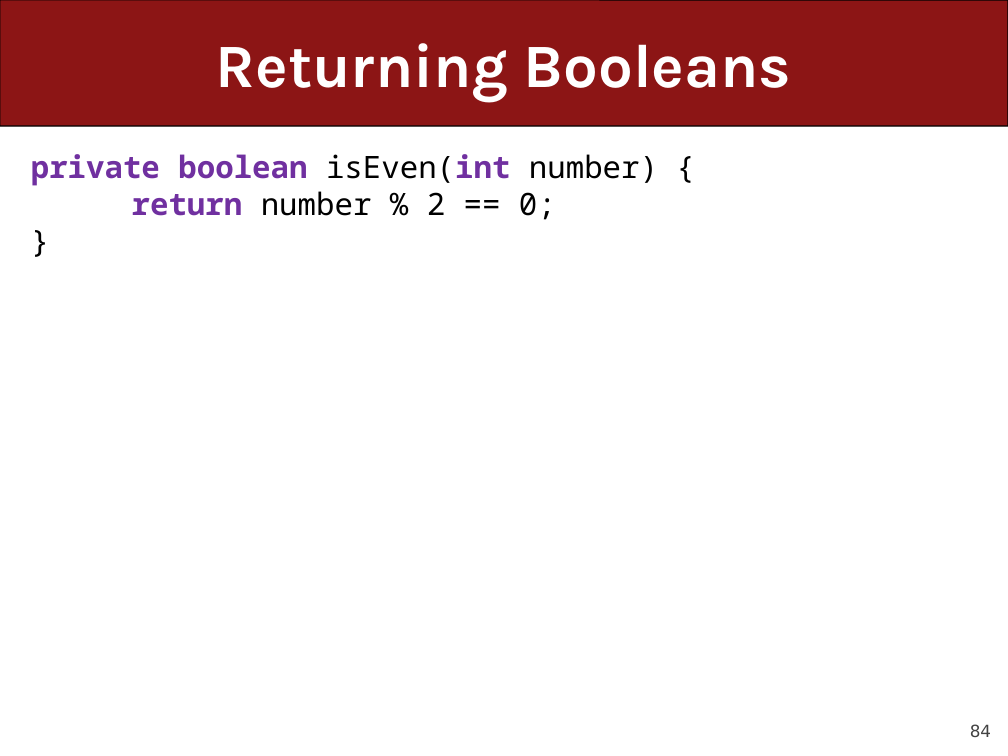
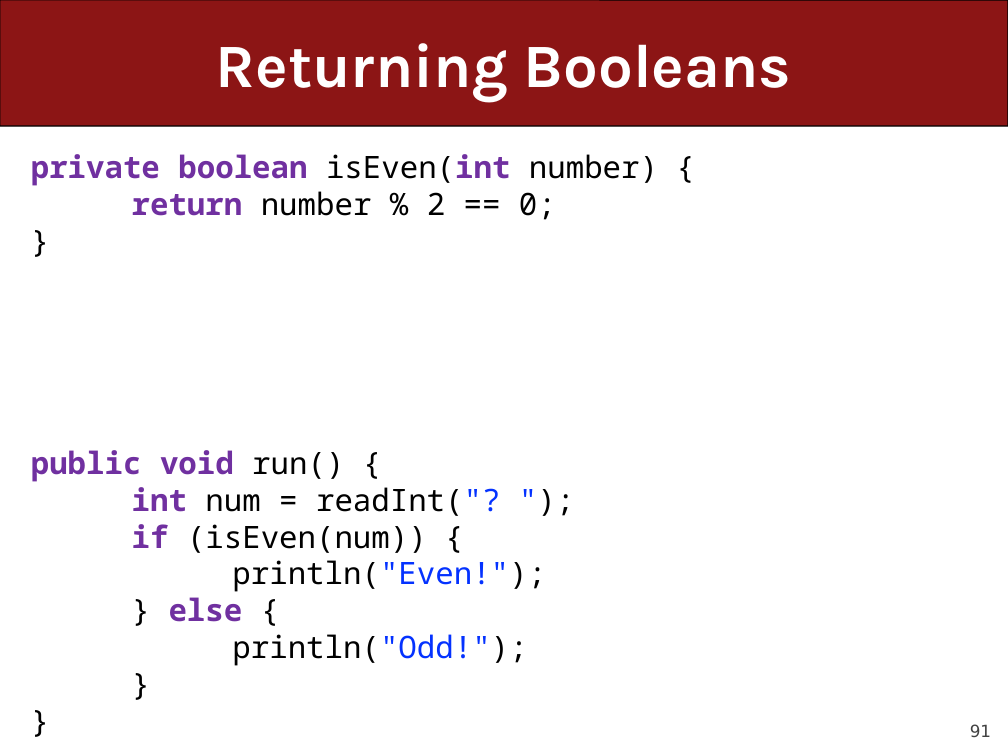
Before and after one commit to ckincaid17/cs106a-summer-2018, a slide deck: slide 91 of WWW/lectures/Lecture7/Lecture7.pptx (slide 84 before the commit). Drawn at 1008x756 pixels with LibreOffice and Linux fonts; fonts in the diff are those of the drawing. Boxes give left, top, right and bottom in pixels: in the first picture for what was removed or moved away, otherwise in the second. Text is boxed around its words. In the diff, an @@ line names an element or a change of style, - is before the commit and + after.

```diff
--- a/WWW/lectures/Lecture7/Lecture7.pptx
+++ b/WWW/lectures/Lecture7/Lecture7.pptx
@@ text at bbox=[31, 450, 546, 666]: paragraphs added @@
+public void run() {
+int num = readInt("? ");
+if (isEven(num)) {
+println("Even!");
+} else {
+println("Odd!");
+}
+}
@@ page number at bbox=[970, 724, 991, 737]: text changed @@
-84
+91
```
Also in this commit, not shown: 24 other slides changed, 14 slides added, 8 slides removed, 3 other files.
